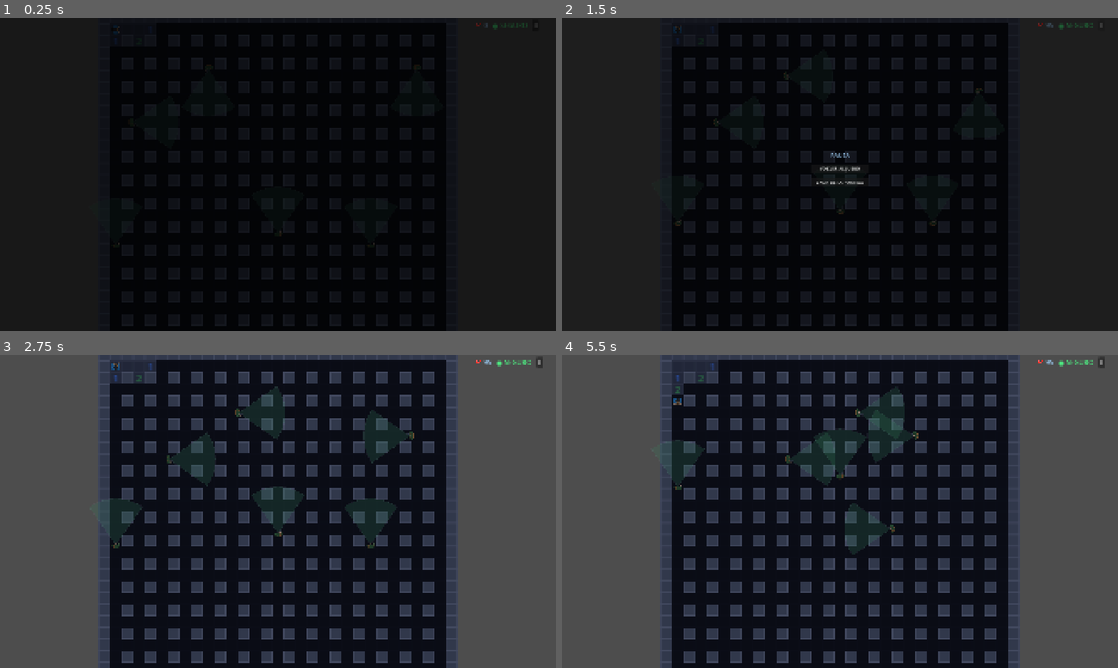
Above: before the commit, frames 1-4 (two rows, left to right).
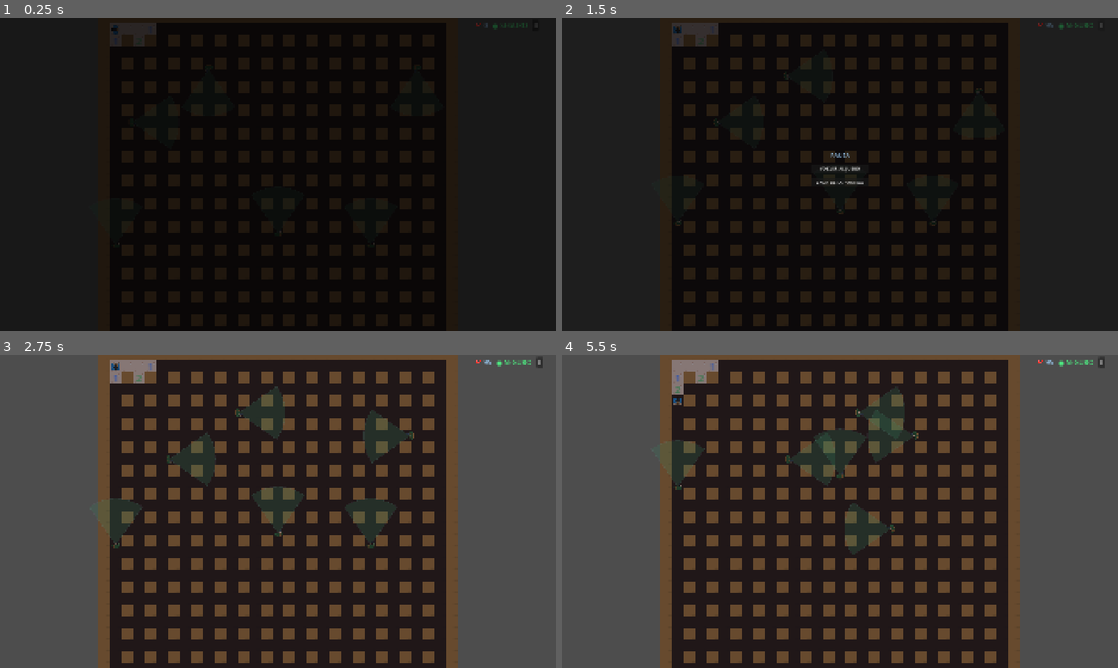
Above: after the commit, the same moments.

Repository: MayraSRS04/Darkfield
Game: Godot game, scene res://scenes/01_juego.tscn
The game is run twice, just before and just after one commit, with the same random seed, the same clock (stepped at 60 frames per second) and the same inputs. This scene is started directly instead of the project's main scene.
Inputs:
- Up to frame 1 (0.25 s): no input
- Up to frame 2 (1.5 s): tap Enter at 0.5 s; hold Up (ui_up) 0.53-1.25 s; tap F at 0.6 s; tap Space at 0.77 s; click "II" at 1.25 s
- Up to frame 3 (2.75 s): click "VOLVER AL JUEGO" at 2 s
- Up to frame 4 (5.5 s): hold Up (ui_up) 2.78-3.53 s; tap E at 2.85, 5.1 s; tap Space at 3.02, 4.25, 4.52, 5.27 s; hold Left (ui_left) 3.53-5.03 s; tap Tab at 3.6 s; tap F at 4.35 s; hold Down (ui_down) from 5.03 s (still down)

The runs differ from the first frame. In frame 1, 0.4% of the frame differs, in the area x 19-29%, y 1-10%; in frame 2, 0.4%; in frame 3, 20%; in frame 4, 20%, in the area x 17-83%, y 0-100%.

Commit message:
mejorando tilesets y poniendoles nuevos

Diff:
--- a/recursos/tilesets/mundo.tres
+++ b/recursos/tilesets/mundo.tres
@@ -1,24 +1,53 @@
 [gd_resource type="TileSet" format=3 uid="uid://i7ijb6r1478w"]
 
-[ext_resource type="Texture2D" uid="uid://cc5x1oy2pyef3" path="res://recursos/tilesets/suelo.png" id="1_mp6xd"]
-[ext_resource type="Texture2D" uid="uid://b2qemmi3tre24" path="res://recursos/tilesets/pared.png" id="2_iyo8b"]
-[ext_resource type="Texture2D" uid="uid://kaqga3gasuo2" path="res://recursos/tilesets/revelada.png" id="3_iyo8b"]
+[ext_resource type="Texture2D" uid="uid://dgbwd8f00jxn8" path="res://recursos/tilesets/revelada.png" id="1_iyo8b"]
+[ext_resource type="Texture2D" uid="uid://cgy7vk3vs1r47" path="res://recursos/tilesets/pared.png" id="2_4l1vf"]
+[ext_resource type="Texture2D" uid="uid://o2ov8nn68kxe" path="res://recursos/tilesets/suelo.png" id="3_iyo8b"]
 
-[sub_resource type="TileSetAtlasSource" id="TileSetAtlasSource_8bcx7"]
-texture = ExtResource("1_mp6xd")
+[sub_resource type="TileSetAtlasSource" id="TileSetAtlasSource_iyo8b"]
+texture = ExtResource("3_iyo8b")
 0:0/0 = 0
 
 [sub_resource type="TileSetAtlasSource" id="TileSetAtlasSource_1ft31"]
-texture = ExtResource("2_iyo8b")
+texture = ExtResource("2_4l1vf")
 0:0/0 = 0
-0:0/0/physics_layer_0/polygon_0/points = PackedVector2Array(-8, -8, 8, -8, 8, 8, -8, 8)
+0:1/0 = 0
+2:1/0 = 0
+1:0/0 = 0
+1:1/0 = 0
+2:0/0 = 0
+3:0/0 = 0
+3:1/0 = 0
+3:2/0 = 0
+3:3/0 = 0
+2:3/0 = 0
+1:3/0 = 0
+0:3/0 = 0
+0:2/0 = 0
+1:2/0 = 0
+2:2/0 = 0
 
 [sub_resource type="TileSetAtlasSource" id="TileSetAtlasSource_4l1vf"]
-texture = ExtResource("3_iyo8b")
+texture = ExtResource("1_iyo8b")
 0:0/0 = 0
+1:0/0 = 0
+1:1/0 = 0
+2:1/0 = 0
+3:1/0 = 0
+3:0/0 = 0
+2:0/0 = 0
+0:1/0 = 0
+0:2/0 = 0
+1:2/0 = 0
+2:2/0 = 0
+3:2/0 = 0
+3:3/0 = 0
+2:3/0 = 0
+1:3/0 = 0
+0:3/0 = 0
 
 [resource]
 physics_layer_0/collision_layer = 1
-sources/0 = SubResource("TileSetAtlasSource_8bcx7")
 sources/1 = SubResource("TileSetAtlasSource_1ft31")
 sources/2 = SubResource("TileSetAtlasSource_4l1vf")
+sources/0 = SubResource("TileSetAtlasSource_iyo8b")
Binary file changed: recursos/tilesets/pared.png
Binary file changed: recursos/tilesets/revelada.png
Binary file changed: recursos/tilesets/suelo.png
